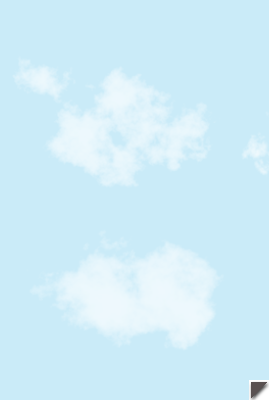
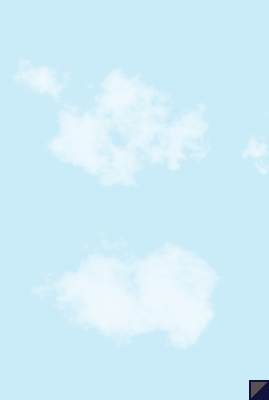
Layered file, before and after one edit (269px x 400px). Changes by layer:
painted on "Layer 4" over (249, 380, 269, 400)
